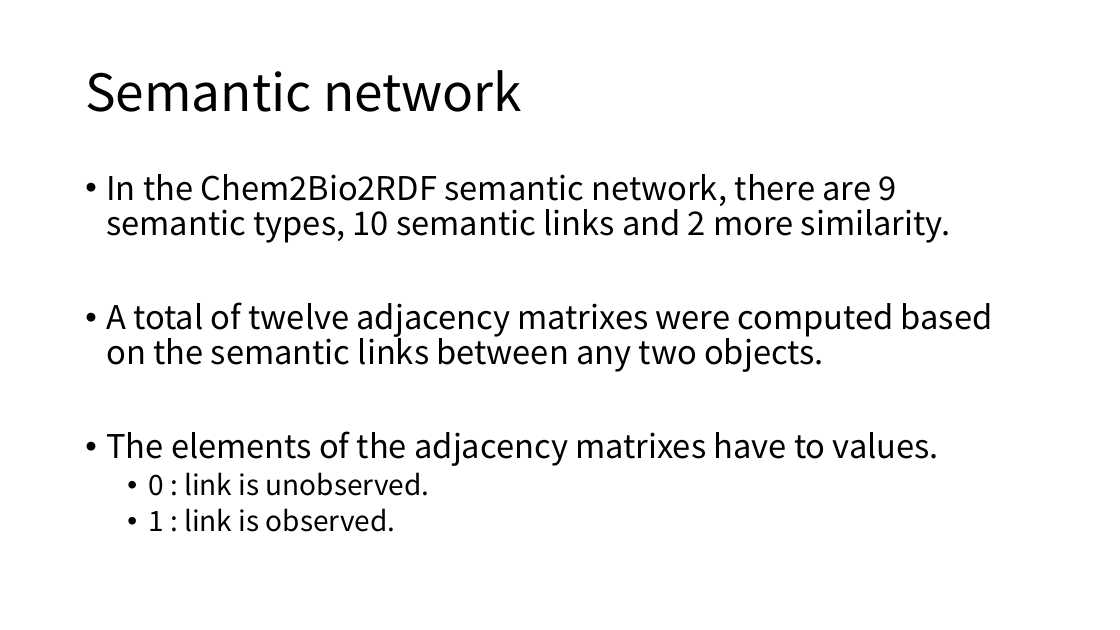
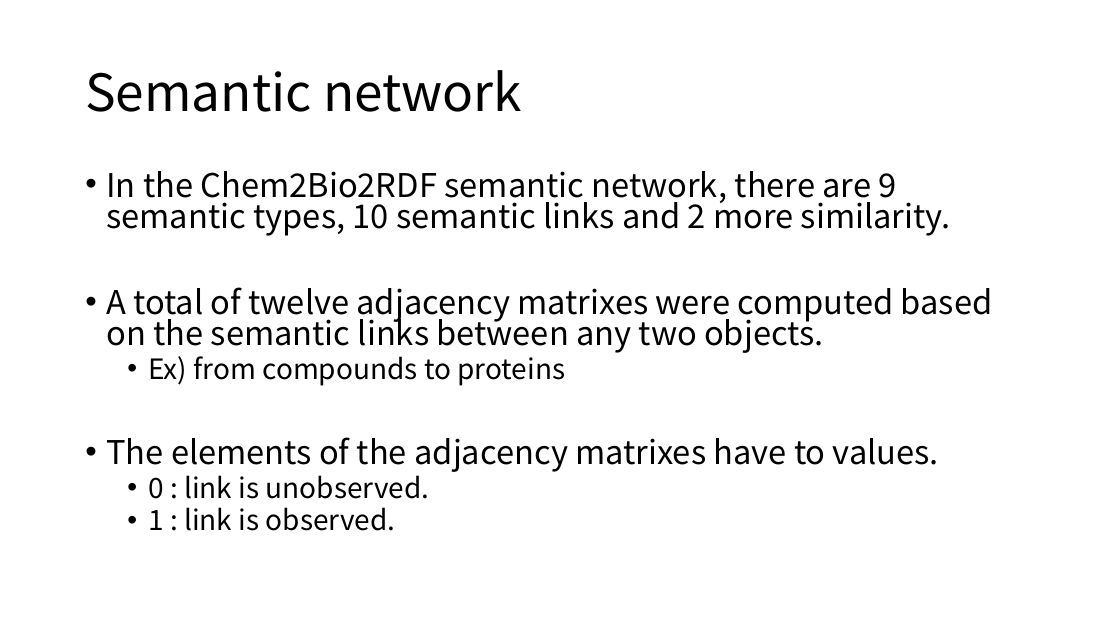
Before and after one commit to moklise/TIL, a slide deck: slide 7 of Review/BMCBioinfo_2016_Fu_predicting drug target using sementic network/Predicting drug target interactions using meta-path-based semantic network.pptx. Drawn at 1120x630 pixels with LibreOffice and Linux fonts; fonts in the diff are those of the drawing. Boxes give left, top, right and bottom in pixels: in the first picture for what was removed or moved away, otherwise in the second. Text is boxed around its words. In the diff, an @@ line names an element or a change of style, - is before the commit and + after.

Commit message:
[Publication Review] Predicting drug target using semantic...

```diff
--- a/Review/BMCBioinfo_2016_Fu_predicting drug target using sementic network/Predicting drug target interactions using meta-path-based semantic network.pptx
+++ b/Review/BMCBioinfo_2016_Fu_predicting drug target using sementic network/Predicting drug target interactions using meta-path-based semantic network.pptx
@@ text at bbox=[106, 171, 993, 531]: line spacing 0.9 to 0.8 @@
@@ text at bbox=[148, 356, 565, 386]: paragraph added @@
+  • Ex) from compounds to proteins
```
Also in this commit, not shown: 7 other slides changed, 4 other files.
